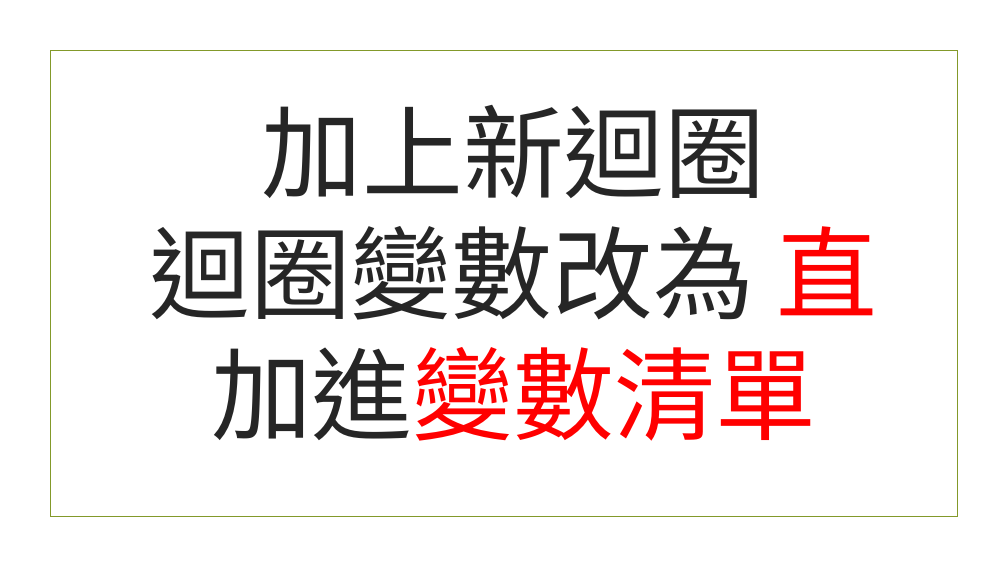
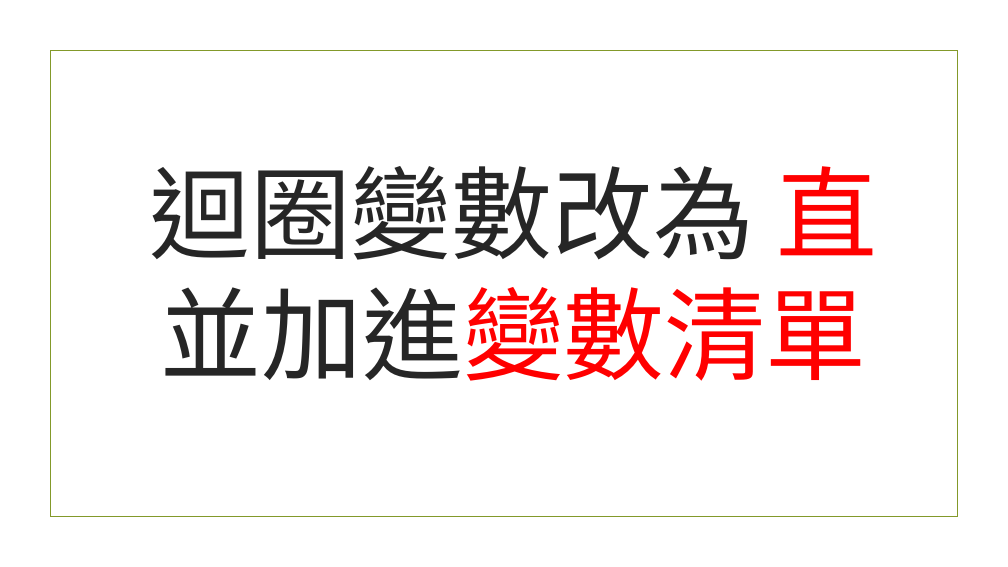
Before and after one commit to beardad1975/py4t, a slide deck: slide 20 of 課程資料/物理撞擊實驗室/物理撞擊實驗室簡報.pptx (slide 16 before the commit). Drawn at 1008x567 pixels with LibreOffice and Linux fonts; fonts in the diff are those of the drawing; background and template pictures are left out. Boxes give left, top, right and bottom in pixels: in the first picture for what was removed or moved away, otherwise in the second. Text is boxed around its words. In the diff, an @@ line names an element or a change of style, - is before the commit and + after.

```diff
--- a/課程資料/物理撞擊實驗室/物理撞擊實驗室簡報.pptx
+++ b/課程資料/物理撞擊實驗室/物理撞擊實驗室簡報.pptx
@@ title at box(149, 166, 878, 381): text changed @@
-加上新迴圈
-迴圈變數改為 直
-加進變數清單
+迴圈變數改為 直
+並加進變數清單
```
Also in this commit, not shown: 20 other slides changed, 26 slides added, 8 slides removed, 9 other files.
